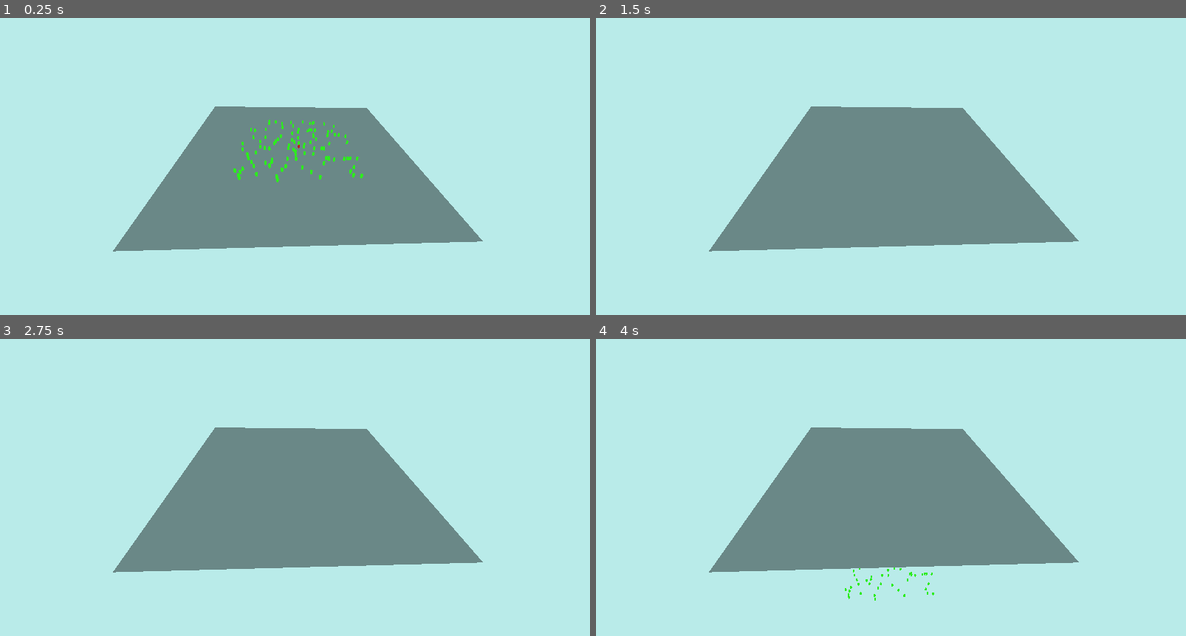
Above: before the commit, frames 1-4 (two rows, left to right).
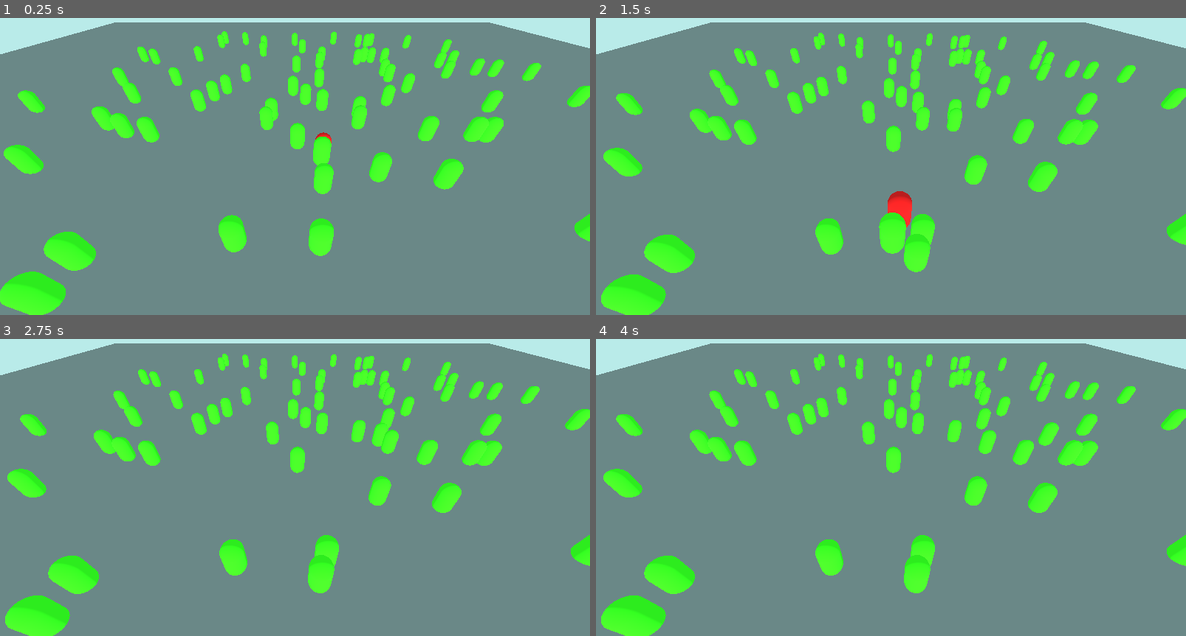
Above: after the commit, the same moments.

Repository: valentin56740/JeuDuLoup
Game: Godot game, scene res://env.tscn
Two runs of this game, one before a commit and one after it. Both use one fixed random seed, a clock stepped at 60 frames per second and the inputs below.
Inputs:
- Up to frame 1 (0.25 s): no input
- Up to frame 2 (1.5 s): no input
- Up to frame 3 (2.75 s): no input
- Up to frame 4 (4 s): no input

The runs differ from the first frame. In frame 1, 78% of the frame differs, in the area x 0-100%, y 1-100%; in frame 2, 78%; in frame 3, 77%; in frame 4, 77%.

Commit message:
Chase du loup

Diff:
--- a/env.gd
+++ b/env.gd
@@ -4,7 +4,10 @@
 
 func _init() -> void:
 	for i in range(100):
+		var m : RigidBody3D = mouton.instantiate()
+		m.position = Vector3(randf_range(-25, 25), 1, randf_range(-25, 25))
 
-		var m : RigidBody3D = mouton.instantiate()
-		m.position = Vector3(randf_range(-25,25),1,randf_range(-25,25))
+
+		m.add_to_group("Mouton")
+
 		add_child(m)
--- a/env.tscn
+++ b/env.tscn
@@ -13,7 +13,7 @@
 albedo_color = Color(0.5686275, 0.5686275, 0.5686275, 1)
 
 [sub_resource type="BoxShape3D" id="BoxShape3D_nhbfn"]
-size = Vector3(1, 5, 100)
+size = Vector3(100, 1, 100)
 
 [sub_resource type="Sky" id="Sky_ddwgs"]
 sky_material = ExtResource("1_nhbfn")
@@ -38,7 +38,7 @@
 shape = SubResource("BoxShape3D_nhbfn")
 
 [node name="Camera3D" type="Camera3D" parent="."]
-transform = Transform3D(0.9983477, 0.0006701515, -0.05745776, 0.030418685, 0.8421675, 0.5383573, 0.048749838, -0.53921556, 0.84075564, -6.584198, 53.232452, 84.76286)
+transform = Transform3D(1, 0, 0, 0, 0.77253413, 0.6349733, 0, -0.6349733, 0.77253413, -1.9016266, 10.421894, 16.252113)
 
 [node name="Mouton" parent="." groups=["Mouton"] instance=ExtResource("2_c3k1h")]
 transform = Transform3D(1, 0, 0, 0, 1, 0, 0, 0, 1, -4.2542286, 0.05000019, 1.5099483)
@@ -48,3 +48,10 @@
 environment = SubResource("Environment_nhbfn")
 
 [node name="Loup" parent="." groups=["Loup"] instance=ExtResource("1_ifhar")]
+transform = Transform3D(1, 0, 0, 0, 1, 0, 0, 0, 1, 0, 0, 4.8182898)
+axis_lock_angular_x = true
+axis_lock_angular_y = true
+axis_lock_angular_z = true
+
+[node name="DirectionalLight3D" type="DirectionalLight3D" parent="."]
+transform = Transform3D(1, 0, 0, 0, 1, 0, 0, 0, 1, -35.93273, 22.42034, 0)
--- a/loup.gd
+++ b/loup.gd
@@ -1,22 +1,56 @@
 extends RigidBody3D
 
-@export var force = 10
+@export var force = 15  # Force appliquée pour déplacer le loup
+@export var vitesse = 5.0  # Vitesse de déplacement du loup
+@export var sx: int = 100  # Taille de la zone sur l'axe X
+@export var sz: int = 100  # Taille de la zone sur l'axe Z
+@export var chase_radius = 10.0  # Rayon de détection pour la chasse
 
-var sx:float = 100
-var sz:float = 100
+var cibles = []  # Liste des moutons détectés
 
-func _process(delta:float) -> void:
-	var fz = randf()-0.5
-	apply_central_force( Vector3(force,0,fz))
+# Fonction appelée quand un mouton entre dans la zone de détection
+func _on_HitBoxChase_body_entered(body):
+	# Vérifie si le corps détecté est dans le groupe "Mouton"
+	if body.is_in_group("Mouton"):
+		cibles.append(body)  # Ajoute le mouton à la liste des cibles
 
-	if position.x > sx/2:
-		position.x =-sx/2
+# Fonction appelée quand un mouton sort de la zone de détection
+func _on_HitBoxChase_body_exited(body):
+	# Vérifie si le corps sortant est un mouton
+	if body.is_in_group("Mouton"):
+		cibles.erase(body)  # Retire le mouton de la liste des cibles
 
-	if position.x < -sx/2:
-		position.x = sx/2
+# Fonction pour chasser le mouton le plus proche
+func chase(target: Node):
+	# Calculer la direction vers le mouton le plus proche
+	var direction = (target.global_position - global_position).normalized()
+	linear_velocity = direction * vitesse  # Applique la vitesse pour se diriger vers le mouton
 
-	if position.z > sz/2:
-		position.z=-sz/2
+# Fonction principale pour traiter la logique à chaque frame
+func _process(delta: float) -> void:
+	# Correction de la position pour que le loup ne sorte pas de la zone
+	if position.x > sx / 2:
+		position.x = sx / 2
+	if position.x < -sx / 2:
+		position.x = -sx / 2
 
-	if position.z < -sz/2:
-		position.z = sz/2
+	if position.z > sz / 2:
+		position.z = sz / 2
+	if position.z < -sz / 2:
+		position.z = -sz / 2
+
+	# Si le loup a des cibles à poursuivre, on le fait
+	if cibles.size() > 0:
+		# Trouver le mouton le plus proche
+		var closest_sheep = null
+		var closest_distance = chase_radius
+
+		for sheep in cibles:
+			var distance = global_position.distance_to(sheep.global_position)
+			if distance <= chase_radius and distance < closest_distance:
+				closest_sheep = sheep
+				closest_distance = distance
+
+		# Si un mouton est dans le rayon de chasse, on le poursuit
+		if closest_sheep:
+			chase(closest_sheep)
--- a/loup.tscn
+++ b/loup.tscn
@@ -1,4 +1,6 @@
-[gd_scene load_steps=4 format=3 uid="uid://o7ise5esa53q"]
+[gd_scene load_steps=6 format=3 uid="uid://o7ise5esa53q"]
+
+[ext_resource type="Script" uid="uid://c7pkm2g3ffw76" path="res://loup.gd" id="1_xcdia"]
 
 [sub_resource type="CapsuleMesh" id="CapsuleMesh_ddwgs"]
 
@@ -7,7 +9,13 @@
 
 [sub_resource type="CapsuleShape3D" id="CapsuleShape3D_nhbfn"]
 
+[sub_resource type="SphereShape3D" id="SphereShape3D_xcdia"]
+radius = 3.565
+
 [node name="Loup" type="RigidBody3D"]
+contact_monitor = true
+max_contacts_reported = 2
+script = ExtResource("1_xcdia")
 
 [node name="MeshInstance3D" type="MeshInstance3D" parent="."]
 transform = Transform3D(1, 0, 0, 0, 1, 0, 0, 0, 1, 0, 1, 0)
@@ -17,3 +25,12 @@
 [node name="CollisionShape3D" type="CollisionShape3D" parent="."]
 transform = Transform3D(1, 0, 0, 0, 1, 0, 0, 0, 1, 0, 1, 0)
 shape = SubResource("CapsuleShape3D_nhbfn")
+
+[node name="Area3D" type="Area3D" parent="."]
+
+[node name="Zone" type="CollisionShape3D" parent="Area3D"]
+transform = Transform3D(1, 0, 0, 0, 1, 0, 0, 0, 1, 0, 1, 0)
+shape = SubResource("SphereShape3D_xcdia")
+
+[connection signal="body_entered" from="Area3D" to="." method="_on_HitBoxChase_body_entered"]
+[connection signal="body_exited" from="Area3D" to="." method="_on_HitBoxChase_body_exited"]
